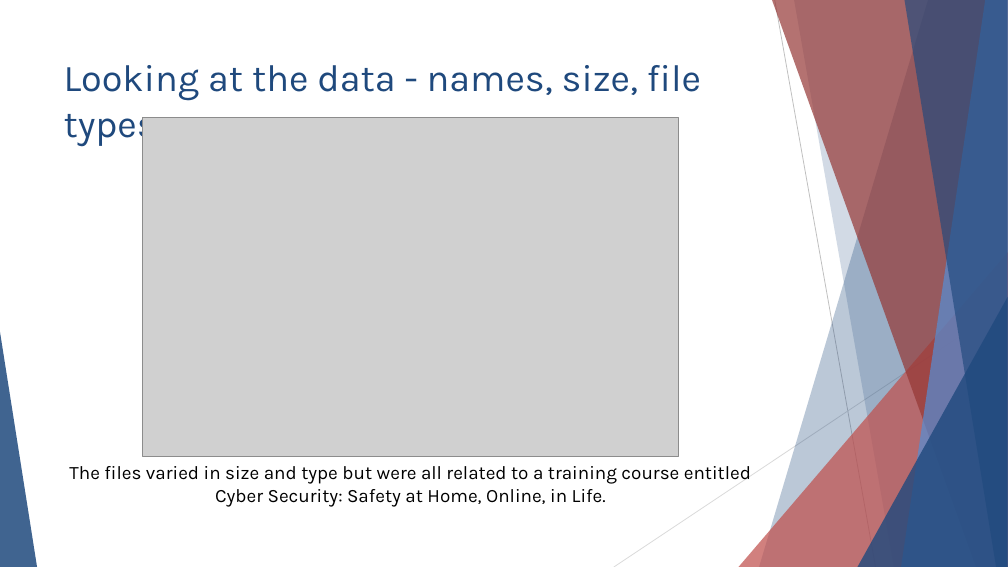
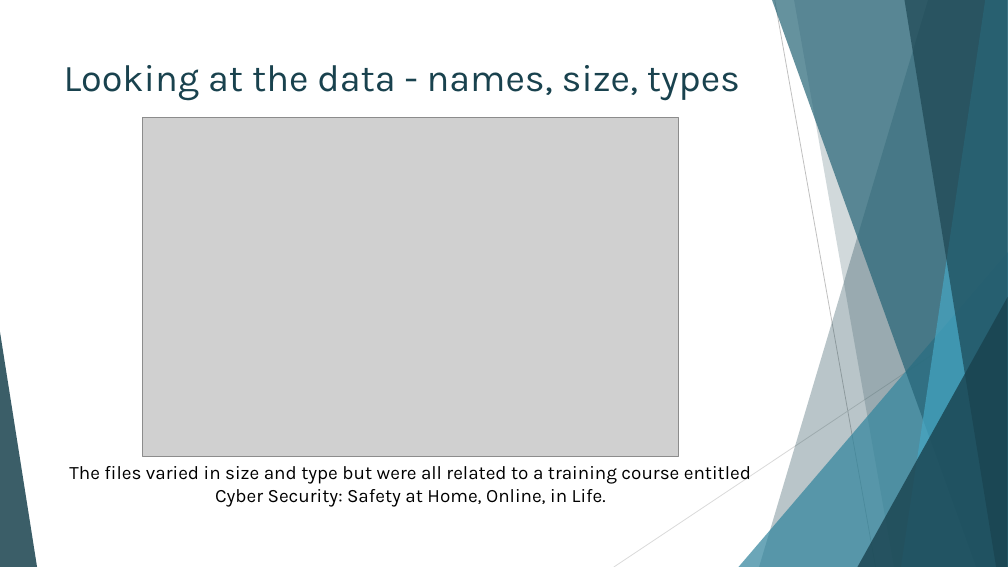
Before and after one commit to IssyMiddleton/CSC8631-Data-Management-Exploratory-Analysis, a slide deck: slide 3 of Exploratory_Analysis/reports/Overview-Presentation.pptx. Drawn at 1008x567 pixels with LibreOffice and Linux fonts; fonts in the diff are those of the drawing; grey boxes stand for pictures. Boxes give left, top, right and bottom in pixels: in the first picture for what was removed or moved away, otherwise in the second. Text is boxed around its words. In the diff, an @@ line names an element or a change of style, - is before the commit and + after.

Commit message:
Colour scheme changes to graphs, report and presentation

```diff
--- a/Exploratory_Analysis/reports/Overview-Presentation.pptx
+++ b/Exploratory_Analysis/reports/Overview-Presentation.pptx
@@ freeform shape at [759,0,1008,567]: fill #1F497D at 30% opacity to #19424E at 30% opacity @@
@@ freeform shape at [772,0,1008,567]: fill #953735 at 70% opacity to #256476 at 70% opacity @@
@@ freeform shape at [794,0,1008,567]: fill #1F497D at 20% opacity to #19424E at 20% opacity @@
@@ freeform shape at [901,0,1008,567]: fill #558ED5 at 70% opacity to #46A7C4 at 70% opacity @@
@@ freeform shape at [904,0,1008,567]: fill #1F497D at 65% opacity to #19424E at 65% opacity @@
@@ title at [64,65,740,101]: text changed; text colour #1F497D to #19424E @@
-Looking at the data - names, size, file types
+Looking at the data - names, size, types
@@ triangle at [739,252,1008,567]: fill #C0504D at 72% opacity to #32859D at 72% opacity @@
@@ triangle at [858,297,1008,567]: fill #1F497D at 80% opacity to #19424E at 80% opacity @@
@@ triangle at [0,332,37,567]: fill #1F497D at 85% opacity to #19424E at 85% opacity @@
```
Also in this commit, not shown: 10 other slides changed, 5 slides added, 4 slides removed, 55 other files.
